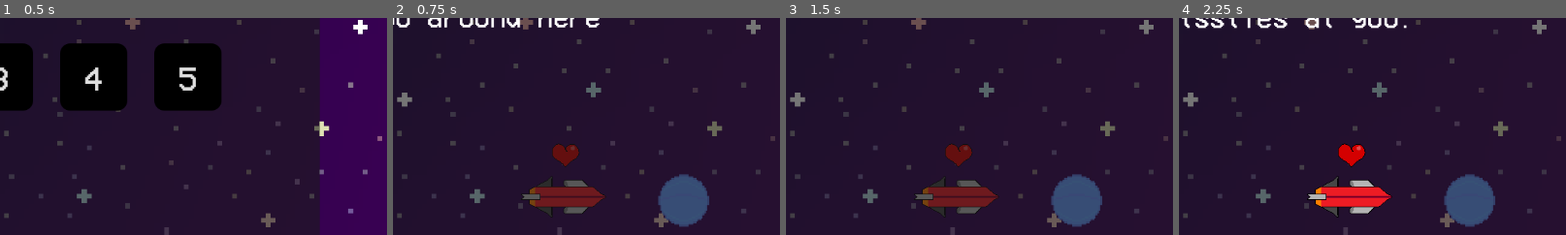
Above: before the commit, frames 1-4 (left to right).
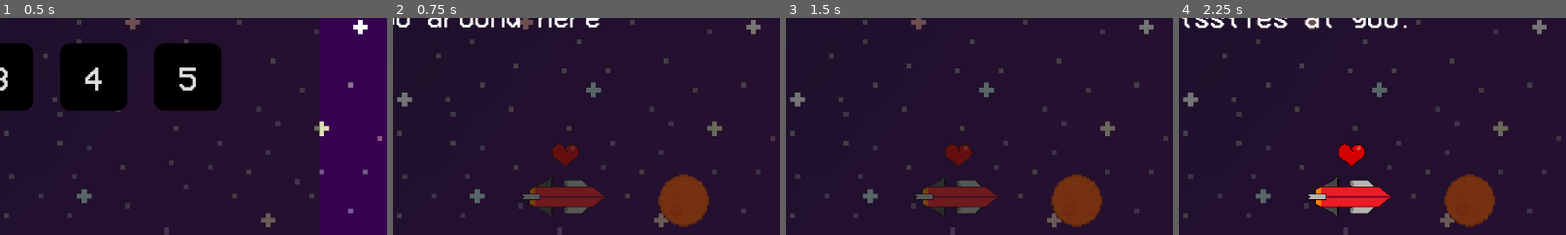
Above: after the commit, the same moments.

Repository: farkon00/GMTK2024
Game: Godot game, scene res://Main.tscn
The game is run twice, just before and just after one commit, with the same random seed, the same clock (stepped at 60 frames per second) and the same inputs.
Inputs (mouse positions are % of the whole screen's width and height, from its top left):
- Up to frame 1 (0.5 s): no input
- Up to frame 2 (0.75 s): click "1" at 0.5 s
- Up to frame 3 (1.5 s): tap Enter at 1.25 s; move the mouse to (72, 45) at 1.27 s; click (72, 45) at 1.42 s
- Up to frame 4 (2.25 s): tap Enter at 2 s; move the mouse to (30, 55) at 2.02 s; click (30, 55) at 2.17 s
The pictures show only the part of the screen within x 50-100%, y 10-59%; the shares and areas given below are measured in that part.

Frame 1 is identical in both runs. In frame 2, 2.4% of the frame differs, in the area x 68-82%, y 71-97%; in frame 3, 2.4%; in frame 4, 2.4%.

Commit message:
Add new planet sprites

Diff:
--- a/Levels/level2.tscn
+++ b/Levels/level2.tscn
@@ -1,10 +1,12 @@
-[gd_scene load_steps=6 format=3 uid="uid://dbagmxdk5mime"]
+[gd_scene load_steps=8 format=3 uid="uid://dbagmxdk5mime"]
 
 [ext_resource type="PackedScene" uid="uid://c3y6cnuxa8eli" path="res://Nodes/player.tscn" id="1_1h0ng"]
 [ext_resource type="PackedScene" uid="uid://dfc3dbdyunhqd" path="res://Nodes/enemy_ship.tscn" id="2_vdhlw"]
 [ext_resource type="Texture2D" uid="uid://cq0kny86uh14m" path="res://Textures/Planets/Planet3.png" id="3_fa1rk"]
 [ext_resource type="PackedScene" uid="uid://bsbnxtfkejl3e" path="res://Nodes/planet.tscn" id="3_fph74"]
 [ext_resource type="Texture2D" uid="uid://uh1r8jktwble" path="res://Textures/Planets/Planet2.png" id="4_m050o"]
+[ext_resource type="Texture2D" uid="uid://byyxkt6t8p40" path="res://Textures/Planets/Planet4.png" id="5_kyjh6"]
+[ext_resource type="Texture2D" uid="uid://dhay66kfdcg3y" path="res://Textures/Planets/Planet5.png" id="6_3we6k"]
 
 [node name="Level" type="Node2D"]
 metadata/level_id = 2
@@ -33,9 +35,15 @@
 position = Vector2(618, 609)
 mass = 500.0
 
+[node name="Sprite2D" parent="Planets/Planet3" index="1"]
+texture = ExtResource("5_kyjh6")
+
 [node name="Planet4" parent="Planets" instance=ExtResource("3_fph74")]
 position = Vector2(402, 246)
 mass = 1600.0
+
+[node name="Sprite2D" parent="Planets/Planet4" index="1"]
+texture = ExtResource("6_3we6k")
 
 [node name="EnemyShips" type="Node" parent="."]
 
--- a/Levels/level4.tscn
+++ b/Levels/level4.tscn
@@ -1,11 +1,15 @@
-[gd_scene load_steps=12 format=3 uid="uid://bdhe0ndi5n6bi"]
+[gd_scene load_steps=16 format=3 uid="uid://bdhe0ndi5n6bi"]
 
 [ext_resource type="PackedScene" uid="uid://c3y6cnuxa8eli" path="res://Nodes/player.tscn" id="1_26n6u"]
 [ext_resource type="PackedScene" uid="uid://bsbnxtfkejl3e" path="res://Nodes/planet.tscn" id="2_trybr"]
+[ext_resource type="Texture2D" uid="uid://dhay66kfdcg3y" path="res://Textures/Planets/Planet5.png" id="3_ehm52"]
 [ext_resource type="PackedScene" uid="uid://byk07tt533hum" path="res://Nodes/meteoride_wall.tscn" id="3_eo52r"]
+[ext_resource type="Texture2D" uid="uid://cq0kny86uh14m" path="res://Textures/Planets/Planet3.png" id="4_70fw6"]
 [ext_resource type="PackedScene" uid="uid://c8tds7dtmak5k" path="res://Nodes/portal.tscn" id="4_rsokv"]
 [ext_resource type="PackedScene" uid="uid://dfc3dbdyunhqd" path="res://Nodes/enemy_ship.tscn" id="5_cpevh"]
+[ext_resource type="Texture2D" uid="uid://byyxkt6t8p40" path="res://Textures/Planets/Planet4.png" id="5_flv57"]
 [ext_resource type="Texture2D" uid="uid://d2wpkwxsffiqk" path="res://Textures/Portal/Portal2.png" id="5_he43u"]
+[ext_resource type="Texture2D" uid="uid://uh1r8jktwble" path="res://Textures/Planets/Planet2.png" id="6_dew61"]
 [ext_resource type="Texture2D" uid="uid://dwvxlvm43turn" path="res://Textures/Portal/Portal3.png" id="6_oujov"]
 [ext_resource type="Texture2D" uid="uid://cr68dmkfu771t" path="res://Textures/Portal/Portal4.png" id="7_1183e"]
 
@@ -35,8 +39,14 @@
 mass = 100.0
 mass_max = 500.0
 
+[node name="Sprite2D" parent="Planets/Planet" index="1"]
+texture = ExtResource("3_ehm52")
+
 [node name="Planet2" parent="Planets" instance=ExtResource("2_trybr")]
 position = Vector2(154, 614)
+
+[node name="Sprite2D" parent="Planets/Planet2" index="1"]
+texture = ExtResource("4_70fw6")
 
 [node name="Planet3" parent="Planets" instance=ExtResource("2_trybr")]
 position = Vector2(153, 51)
@@ -48,6 +58,9 @@
 mass_max = 5000.0
 laser_speed = 1000.0
 
+[node name="Sprite2D" parent="Planets/Planet4" index="1"]
+texture = ExtResource("5_flv57")
+
 [node name="Planet5" parent="Planets" instance=ExtResource("2_trybr")]
 position = Vector2(391, 626)
 density = 160.0
@@ -55,6 +68,9 @@
 mass_max = 5000.0
 laser_speed = 1000.0
 
+[node name="Sprite2D" parent="Planets/Planet5" index="1"]
+texture = ExtResource("6_dew61")
+
 [node name="EnemyShips" type="Node" parent="."]
 
 [node name="EnemyShip" parent="EnemyShips" instance=ExtResource("5_cpevh")]
@@ -179,6 +195,11 @@
 position = Vector2(30, 60)
 shape = SubResource("RectangleShape2D_myvtk")
 
+[editable path="Planets/Planet"]
+[editable path="Planets/Planet2"]
+[editable path="Planets/Planet3"]
+[editable path="Planets/Planet4"]
+[editable path="Planets/Planet5"]
 [editable path="EnemyShips/EnemyShip"]
 [editable path="EnemyShips/EnemyShip2"]
 [editable path="Portal2"]
--- a/Levels/tutorial.tscn
+++ b/Levels/tutorial.tscn
@@ -1,7 +1,8 @@
-[gd_scene load_steps=6 format=3 uid="uid://bkclfsio7no2j"]
+[gd_scene load_steps=7 format=3 uid="uid://bkclfsio7no2j"]
 
 [ext_resource type="PackedScene" uid="uid://c3y6cnuxa8eli" path="res://Nodes/player.tscn" id="1_c4abv"]
 [ext_resource type="PackedScene" uid="uid://bsbnxtfkejl3e" path="res://Nodes/planet.tscn" id="2_3qd17"]
+[ext_resource type="Texture2D" uid="uid://uh1r8jktwble" path="res://Textures/Planets/Planet2.png" id="3_8yh3f"]
 [ext_resource type="PackedScene" uid="uid://dfc3dbdyunhqd" path="res://Nodes/enemy_ship.tscn" id="3_dicn1"]
 [ext_resource type="Script" path="res://Scripts/TutorialManager.gd" id="4_kea3s"]
 [ext_resource type="Theme" uid="uid://b7s4pdn6omblw" path="res://Themes/TutorialLabel.tres" id="5_nsmdf"]
@@ -18,6 +19,9 @@
 
 [node name="Planet2" parent="Planets" instance=ExtResource("2_3qd17")]
 position = Vector2(1008, 334)
+
+[node name="Sprite2D" parent="Planets/Planet2" index="1"]
+texture = ExtResource("3_8yh3f")
 
 [node name="ShowcasePlanet" parent="Planets" instance=ExtResource("2_3qd17")]
 position = Vector2(497, 164)
@@ -182,3 +186,5 @@
 theme_override_font_sizes/font_size = 40
 text = "<Click anywhere to continue>"
 horizontal_alignment = 1
+
+[editable path="Planets/Planet2"]
--- a/Main.tscn
+++ b/Main.tscn
@@ -1,4 +1,4 @@
-[gd_scene load_steps=11 format=3 uid="uid://60x0tpw1kfl1"]
+[gd_scene load_steps=12 format=4 uid="uid://60x0tpw1kfl1"]
 
 [ext_resource type="PackedScene" uid="uid://bkclfsio7no2j" path="res://Levels/tutorial.tscn" id="2_stkyg"]
 [ext_resource type="PackedScene" uid="uid://hjk2yrp438kv" path="res://Levels/level1.tscn" id="2_vivy5"]
--- a/Scripts/Player.gd
+++ b/Scripts/Player.gd
@@ -7,28 +7,28 @@
 const audio_stream_player = preload("res://Nodes/player_audio_player.tscn")
 
 func die():
-    var audio_player = audio_stream_player.instantiate()
-    $"..".add_child(audio_player)
-    audio_player.play()
-    super()
-    GameManager.instance.gameover()
+	var audio_player = audio_stream_player.instantiate()
+	$"..".add_child(audio_player)
+	audio_player.play()
+	super()
+	GameManager.instance.gameover()
 
 func process_laser_display():
-    var laser: Sprite2D = $Laser
-    if GameManager.instance.currently_changing == null:
-        laser.visible = false
-        return
+	var laser: Sprite2D = $Laser
+	if GameManager.instance.currently_changing == null:
+		laser.visible = false
+		return
 
-    var laser_state = GameManager.instance.currently_changing.laser_state
-    if laser_state == 1:
-        laser.texture = add_laser_res
-    elif laser_state == -1:
-        laser.texture = remove_laser_res
+	var laser_state = GameManager.instance.currently_changing.laser_state
+	if laser_state == 1:
+		laser.texture = add_laser_res
+	elif laser_state == -1:
+		laser.texture = remove_laser_res
 
-    laser.scale.x = (GameManager.instance.currently_changing.position - position - laser_base).length()
-    laser.position = laser_base + (GameManager.instance.currently_changing.position - position - laser_base) / 2
-    laser.rotation = (GameManager.instance.currently_changing.position - position - laser_base).angle()
-    laser.visible = true
+	laser.scale.x = (GameManager.instance.currently_changing.position - position - laser_base).length()
+	laser.position = laser_base + (GameManager.instance.currently_changing.position - position - laser_base) / 2
+	laser.rotation = (GameManager.instance.currently_changing.position - position - laser_base).angle()
+	laser.visible = true
 
 func _process(_delta):
-    process_laser_display()
+	process_laser_display()
Binary file added: Textures/Planets/Planet4.png
Not shown, added: Textures/Planets/Planet4.png.import
Binary file added: Textures/Planets/Planet5.png
Not shown, added: Textures/Planets/Planet5.png.import
Not shown, added: Textures/Planets/Planet4.kra
Not shown, added: Textures/Planets/Planet4.kra~
Not shown, added: Textures/Planets/Planet4.png.kra
Not shown, added: Textures/Planets/Planet4.png~
Not shown, added: Textures/Planets/Planet5.kra
Not shown, added: Textures/Planets/Planet5.kra~
Not shown, added: Textures/Planets/Planet5.png.kra
Not shown, added: Textures/Planets/Planet5.png~
